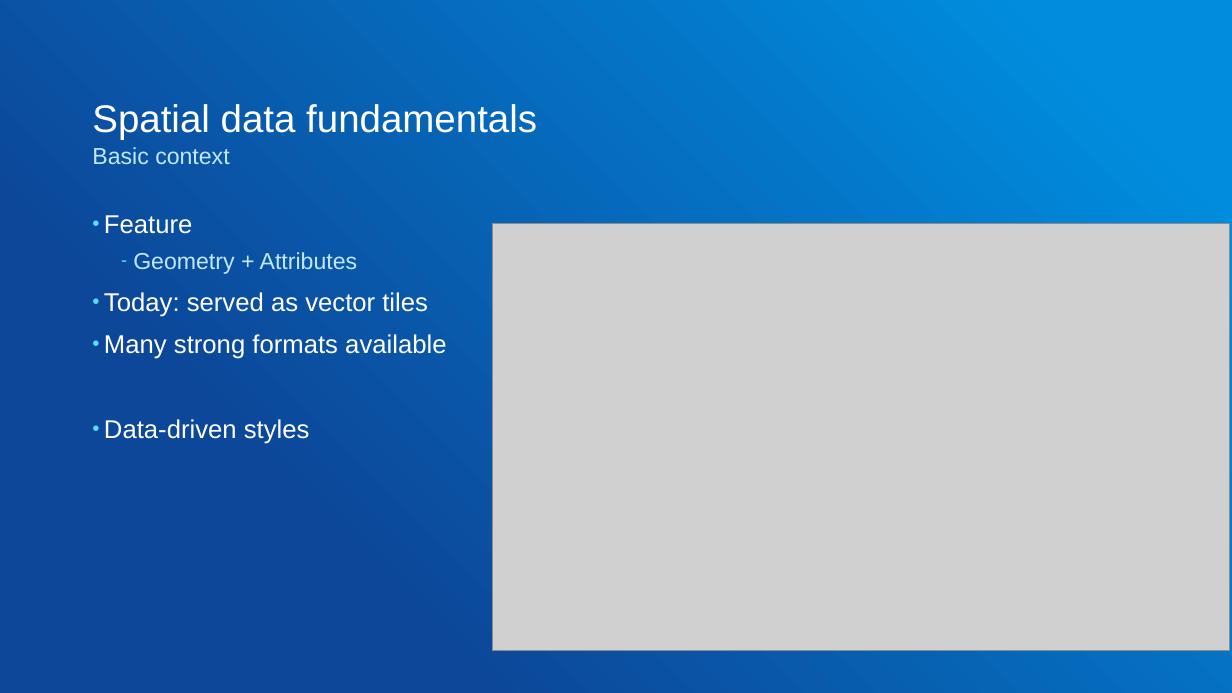
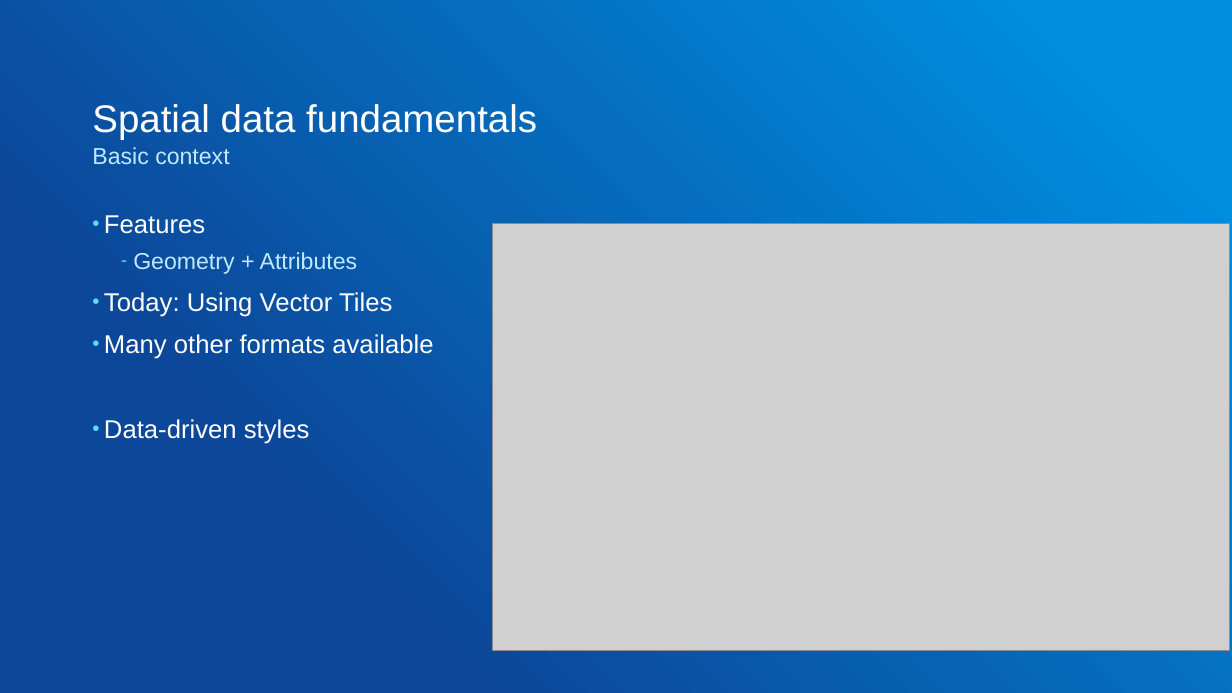
Before and after one commit to gowin20/foss4g-2026-maplibregl-data-visualization, a slide deck: slide 9 of foss4g-maplibre-data-visualization.pptx. Drawn at 1232x693 pixels with LibreOffice and Linux fonts; fonts in the diff are those of the drawing; grey boxes stand for pictures. Boxes give left, top, right and bottom in pixels: in the first picture for what was removed or moved away, otherwise in the second. Text is boxed around its words. In the diff, an @@ line names an element or a change of style, - is before the commit and + after.

```diff
--- a/foss4g-maplibre-data-visualization.pptx
+++ b/foss4g-maplibre-data-visualization.pptx
@@ text at [104, 215, 205, 234]: text changed @@
-• Feature
+• Features
@@ text at [104, 292, 433, 359]: text changed @@
-• Today: served as vector tiles
-• Many strong formats available
+• Today: Using Vector Tiles
+• Many other formats available
```
Also in this commit, not shown: 11 other slides changed, 2 slides added, 1 slide removed, 1 other file.
